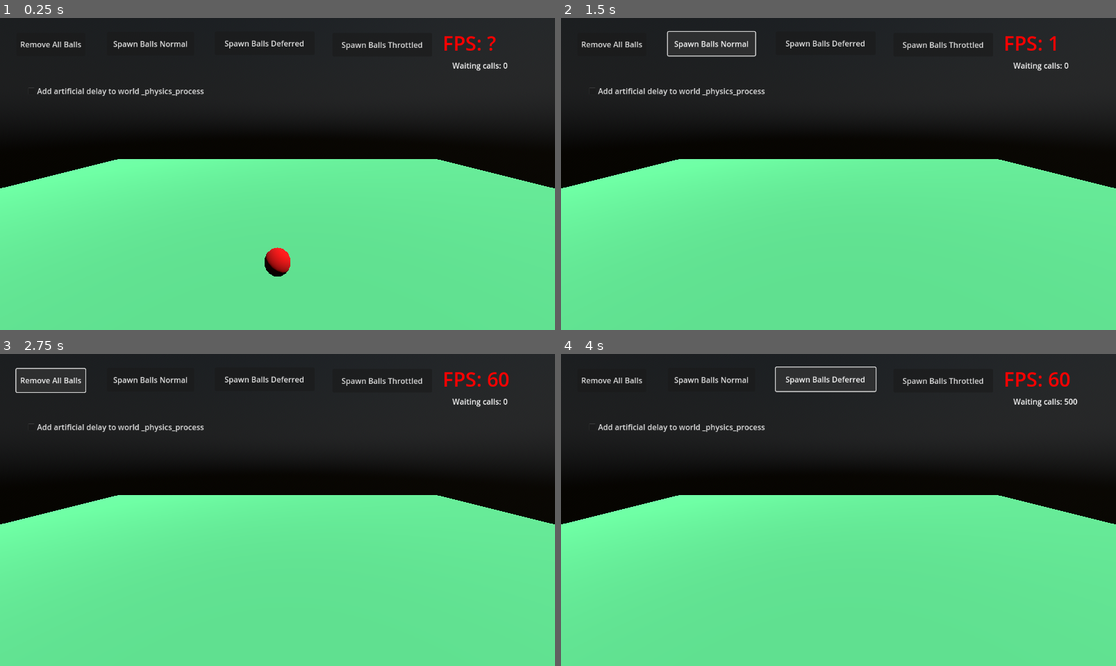
Above: before the commit, frames 1-4 (two rows, left to right).
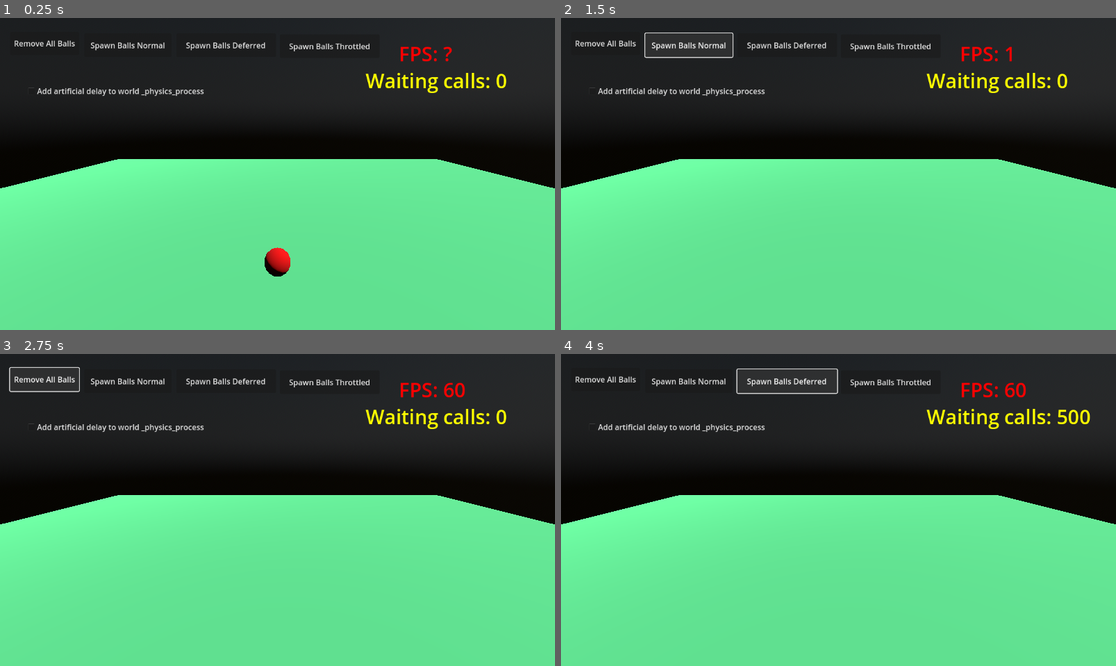
Above: after the commit, the same moments.

Repository: ImmersiveRPG/GodotCallThrottled
Game: Godot game, scene res://src/World/world.tscn
Same seed, same stepped clock (60 frames per second), same inputs: the game is played once before the commit and once after it.
Inputs:
- Up to frame 1 (0.25 s): no input
- Up to frame 2 (1.5 s): click "Spawn Balls Normal" at 0.5 s; click "Spawn Balls Normal" at 1.25 s
- Up to frame 3 (2.75 s): click "Remove All Balls" at 2 s
- Up to frame 4 (4 s): click "Spawn Balls Throttled" at 2.75 s; click "Spawn Balls Deferred" at 3.5 s

The runs differ from the first frame. In frame 1, 1.9% of the frame differs, in the area x 2-92%, y 5-25%; in frame 2, 2.2%; in frame 3, 2.3%; in frame 4, 2.5%, in the area x 2-96%, y 4-25%.

Commit message:
Updated button and label sizes

Diff:
--- a/project/src/World/world.tscn
+++ b/project/src/World/world.tscn
@@ -36,31 +36,31 @@
 transform = Transform3D(-2.18557e-08, -0.866025, 0.5, -3.78552e-08, 0.5, 0.866025, -1, 1.77636e-15, -4.37114e-08, 0, 10, 0)
 
 [node name="ButtonRemoveAllBalls" type="Button" parent="."]
-offset_left = 34.0
-offset_top = 31.0
-offset_right = 177.0
-offset_bottom = 79.0
+offset_left = 21.0
+offset_top = 29.0
+offset_right = 164.0
+offset_bottom = 77.0
 text = "Remove All Balls"
 
 [node name="ButtonSpawnBallsBlocking" type="Button" parent="."]
-offset_left = 222.0
-offset_top = 29.0
-offset_right = 403.0
-offset_bottom = 78.0
+offset_left = 175.0
+offset_top = 32.0
+offset_right = 356.0
+offset_bottom = 81.0
 text = "Spawn Balls Normal"
 
 [node name="ButtonSpawnBallsThrottled" type="Button" parent="."]
-offset_left = 690.0
-offset_top = 31.0
-offset_right = 897.0
-offset_bottom = 80.0
+offset_left = 581.0
+offset_top = 34.0
+offset_right = 788.0
+offset_bottom = 83.0
 text = "Spawn Balls Throttled"
 
 [node name="ButtonSpawnBallsDeferred" type="Button" parent="."]
-offset_left = 446.0
-offset_top = 28.0
-offset_right = 653.0
-offset_bottom = 77.0
+offset_left = 366.0
+offset_top = 32.0
+offset_right = 573.0
+offset_bottom = 81.0
 text = "Spawn Balls Deferred"
 
 [node name="CheckBoxArtificialDelay" type="CheckBox" parent="."]
@@ -90,28 +90,32 @@
 transform = Transform3D(1, 0, 0, 0, 1, 0, 0, 0, 1, 0, 2, 0)
 
 [node name="LabelFPS" type="Label" parent="."]
-offset_left = 919.0
-offset_top = 24.0
-offset_right = 1083.0
-offset_bottom = 84.0
+offset_left = 828.0
+offset_top = 46.0
+offset_right = 992.0
+offset_bottom = 106.0
 theme_override_colors/font_color = Color(1, 0, 0, 1)
 theme_override_font_sizes/font_size = 41
 text = "FPS: ?"
 
 [node name="LabelWaitingCount" type="Label" parent="."]
-offset_left = 939.0
-offset_top = 87.0
-offset_right = 1083.0
-offset_bottom = 135.0
+offset_left = 759.0
+offset_top = 102.0
+offset_right = 1145.0
+offset_bottom = 162.0
+theme_override_colors/font_color = Color(1, 1, 0, 1)
+theme_override_font_sizes/font_size = 41
 text = "Waiting calls: 0"
 
 [node name="LabelBusy" type="Label" parent="."]
 visible = false
-offset_left = 939.0
-offset_top = 141.0
-offset_right = 1083.0
-offset_bottom = 189.0
-text = "Busy!"
+offset_left = 765.0
+offset_top = 167.0
+offset_right = 1139.0
+offset_bottom = 239.0
+theme_override_colors/font_color = Color(1, 0, 0, 1)
+theme_override_font_sizes/font_size = 41
+text = "Too Busy!"
 
 [connection signal="pressed" from="ButtonRemoveAllBalls" to="." method="_on_button_remove_all_balls_pressed"]
 [connection signal="pressed" from="ButtonSpawnBallsBlocking" to="." method="_on_button_spawn_balls_pressed"]
